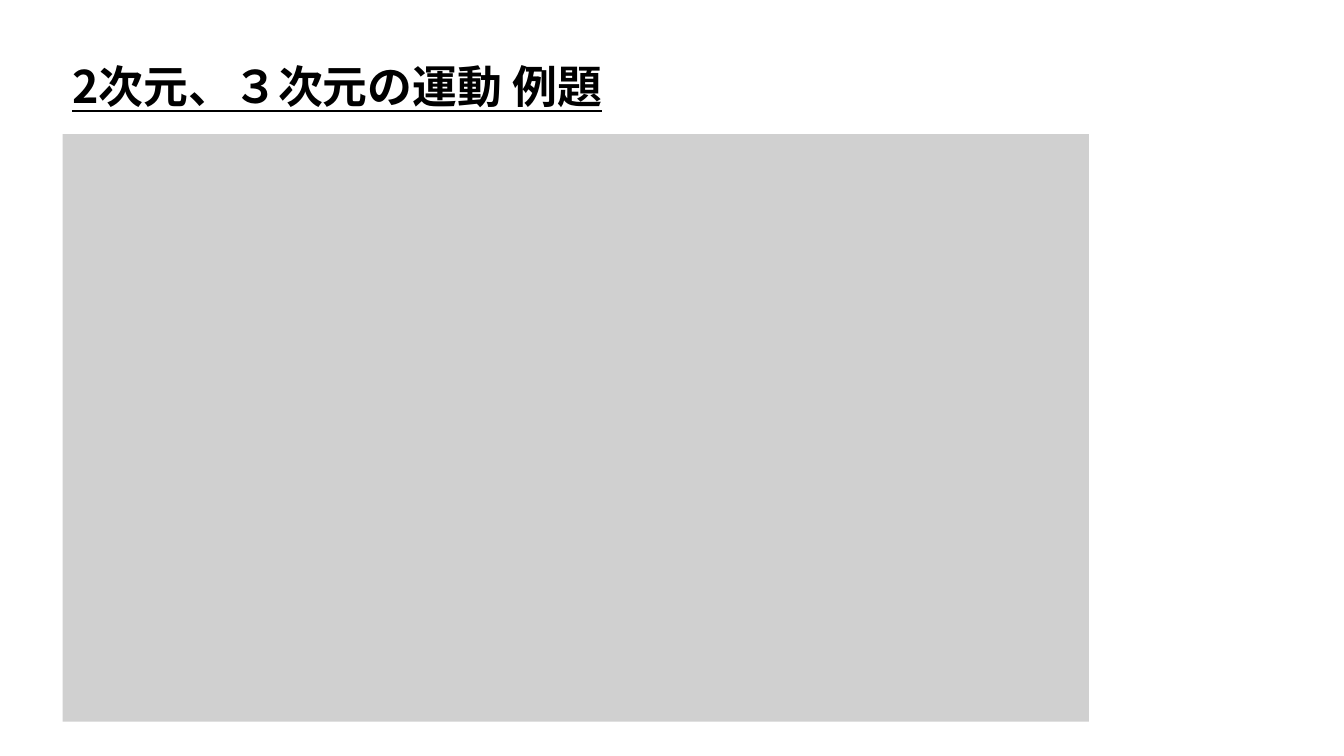
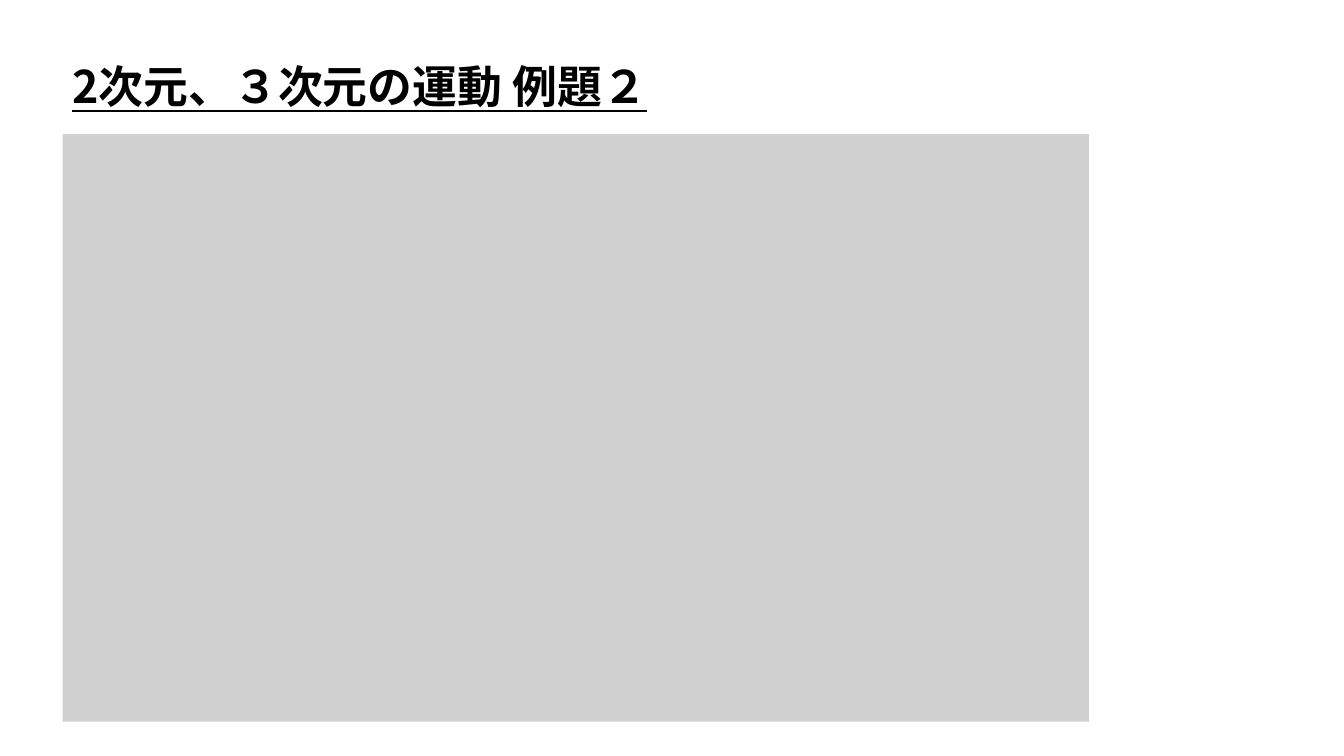
Before and after one commit to ArakiYusuke-Ohara/Textbook, a slide deck: slide 19 of ゲーム科2年/00_前期/ゲーム開発Ⅰ/ゲーム物理学/座学/12_二次元、三次元の運動.pptx. Drawn at 1344x756 pixels with LibreOffice and Linux fonts; fonts in the diff are those of the drawing; grey boxes stand for pictures. Boxes give left, top, right and bottom in pixels: in the first picture for what was removed or moved away, otherwise in the second. Text is boxed around its words. In the diff, an @@ line names an element or a change of style, - is before the commit and + after.

Commit message:
例題増やした

```diff
--- a/ゲーム科2年/00_前期/ゲーム開発Ⅰ/ゲーム物理学/座学/12_二次元、三次元の運動.pptx
+++ b/ゲーム科2年/00_前期/ゲーム開発Ⅰ/ゲーム物理学/座学/12_二次元、三次元の運動.pptx
@@ text at box(72, 65, 646, 112): text changed @@
-2次元、３次元の運動 例題
+2次元、３次元の運動 例題２
```
Also in this commit, not shown: 12 other slides changed, 11 slides added.
